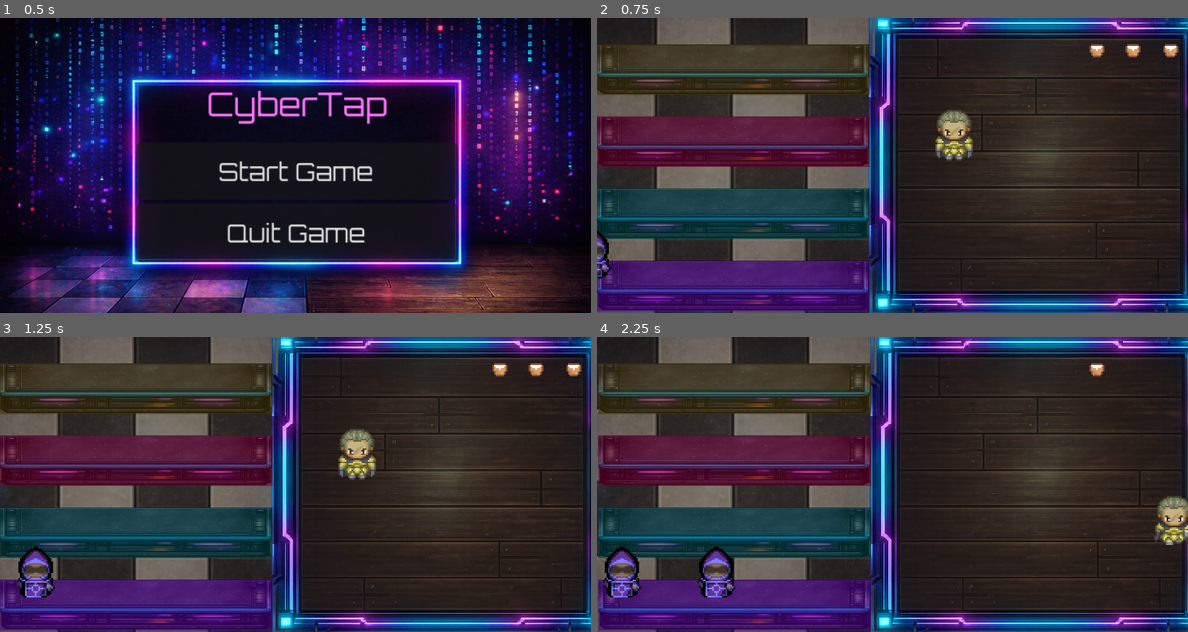
Above: before the commit, frames 1-4 (two rows, left to right).
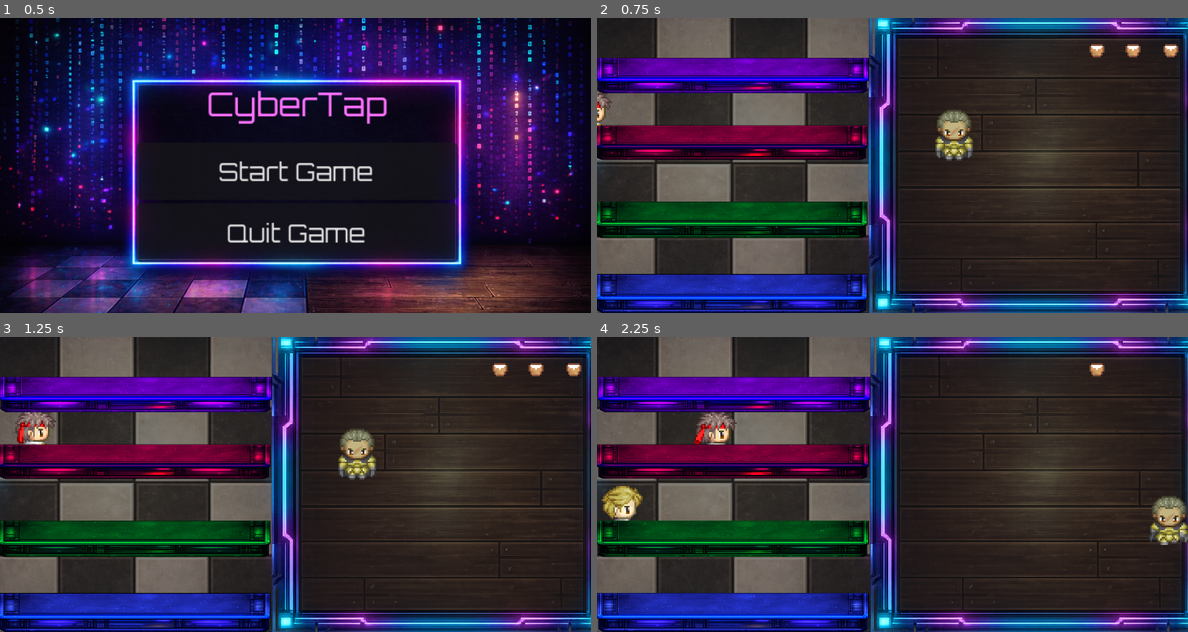
Above: after the commit, the same moments.

Repository: CCV-JamesNye/Game-Programming
Game: Godot game, scene res://Scenes/main_menu.tscn
The game is run twice, just before and just after one commit, with the same random seed, the same clock (stepped at 60 frames per second) and the same inputs.
Inputs:
- Up to frame 1 (0.5 s): no input
- Up to frame 2 (0.75 s): click "Start Game" at 0.5 s
- Up to frame 3 (1.25 s): no input
- Up to frame 4 (2.25 s): hold D (right) 1.28-2.03 s; hold E (serve) 1.28-2.03 s; hold S (down) from 2.03 s (still down); tap E (serve) at 2.1 s

Frame 1 is identical in both runs. In frame 2, 30% of the frame differs, in the area x 0-47%, y 8-100%; in frame 3, 31%; in frame 4, 33%, in the area x 0-100%, y 8-100%.

Commit message:
Customer Character image and function work
- added customer texture array to customer_spawner script. game can randomly choose from customer sprites
- added sprite2d frame-based walking animation or customers to avoid extra changes by making it an animated sprite the animation was coded in
--walking right when entering, left when leaving, forward when idle
- kept original customer queue/spawning system to avoid rewriting core mechanics
- created separate laneXcustomerlayer nodes so customers can rende behind their own lane
- updated spawne rso customers are added to the matching lane customer layer
- fixed parent issue caused by moving customers out of customerspawner
- adjusted scene and layers so customers appear behind bars (sizing, etc)
- tested for functionality

- currently investigating lane4 bug where bartender acts like it cannot serve the customer.

Diff:
--- a/cyber-tap/Scenes/CyberTapBar.tscn
+++ b/cyber-tap/Scenes/CyberTapBar.tscn
@@ -16,11 +16,22 @@
 [ext_resource type="AudioStream" uid="uid://bjcf1ailoikg" path="res://Audio/Sound FX/glass-break-bottle-universfield.wav" id="8_dc2m4"]
 [ext_resource type="PackedScene" uid="uid://147cmmt20m2n" path="res://Scenes/customer.tscn" id="9_fbxgf"]
 [ext_resource type="Script" uid="uid://dne652pk4kc5d" path="res://Scripts/customer_spawner.gd" id="10_belka"]
+[ext_resource type="Texture2D" uid="uid://b7dex12r8rf13" path="res://Art/Customers/Female 04-3.png" id="13_dqh7t"]
+[ext_resource type="Texture2D" uid="uid://bvt0nmsdb0xtw" path="res://Art/Customers/Female 04-4.png" id="14_tuykc"]
+[ext_resource type="Texture2D" uid="uid://cguhkcasbj2m6" path="res://Art/Customers/Female 12-1.png" id="15_7komm"]
 [ext_resource type="PackedScene" uid="uid://ca4mkp3n2h4wl" path="res://Scenes/health_bar.tscn" id="15_belka"]
+[ext_resource type="Texture2D" uid="uid://dgfvqi04qcu3" path="res://Art/Customers/Female 12-4.png" id="16_2bpcq"]
 [ext_resource type="FontFile" uid="uid://dynq214f087as" path="res://Art/Fonts/Orbitron-VariableFont_wght.ttf" id="17_b0jud"]
-
-[sub_resource type="CircleShape2D" id="CircleShape2D_ioptu"]
-radius = 5.0249376
+[ext_resource type="Texture2D" uid="uid://djnn7api1codj" path="res://Art/Customers/Female 13-3.png" id="17_y0lt1"]
+[ext_resource type="Texture2D" uid="uid://suk8mk1ca5" path="res://Art/Customers/Female 13-4.png" id="18_fdrfe"]
+[ext_resource type="Texture2D" uid="uid://bm1ph6qdwlywu" path="res://Art/Customers/Female 24-1.png" id="19_0b72j"]
+[ext_resource type="Texture2D" uid="uid://dk50r6wil04qb" path="res://Art/Customers/Female 25-1.png" id="20_8s3tq"]
+[ext_resource type="Texture2D" uid="uid://tdfcalj52uf1" path="res://Art/Customers/Male 01-1.png" id="21_bv7xu"]
+[ext_resource type="Texture2D" uid="uid://gbi8vgpepo8w" path="res://Art/Customers/Male 01-4.png" id="22_2oh12"]
+[ext_resource type="Texture2D" uid="uid://djuon3yk0th4v" path="res://Art/Customers/Male 02-1.png" id="23_qbj1l"]
+[ext_resource type="Texture2D" uid="uid://djhv13gsoho3u" path="res://Art/Customers/Male 02-2.png" id="24_v6axb"]
+[ext_resource type="Texture2D" uid="uid://iyya8tc05uvh" path="res://Art/Customers/Male 03-4.png" id="25_gvrpl"]
+[ext_resource type="Texture2D" uid="uid://dk1bbnr1oh0xb" path="res://Art/Customers/Male 07-3.png" id="26_qr5cj"]
 
 [sub_resource type="AtlasTexture" id="AtlasTexture_uypo1"]
 atlas = ExtResource("2_wxdmf")
@@ -140,6 +151,9 @@
 "name": &"walk_up",
 "speed": 5.0
 }]
+
+[sub_resource type="CircleShape2D" id="CircleShape2D_ioptu"]
+radius = 8.0
 
 [sub_resource type="FontFile" id="FontFile_18en6"]
 cache/0/variation_coordinates = {}
@@ -264,20 +278,26 @@
 script = ExtResource("3_ioptu")
 player = NodePath("../Bartender (Player)")
 
+[node name="CustomerSpawner" type="Node2D" parent="." unique_id=1030132001]
+position = Vector2(-12, 144)
+script = ExtResource("10_belka")
+customer_scene = ExtResource("9_fbxgf")
+customer_textures = Array[Texture2D]([ExtResource("13_dqh7t"), ExtResource("14_tuykc"), ExtResource("15_7komm"), ExtResource("16_2bpcq"), ExtResource("17_y0lt1"), ExtResource("18_fdrfe"), ExtResource("19_0b72j"), ExtResource("20_8s3tq"), ExtResource("21_bv7xu"), ExtResource("22_2oh12"), ExtResource("23_qbj1l"), ExtResource("24_v6axb"), ExtResource("25_gvrpl"), ExtResource("26_qr5cj")])
+
 [node name="Bartender (Player)" type="CharacterBody2D" parent="." unique_id=1017337997]
 position = Vector2(217, 73)
 collision_layer = 2
 script = ExtResource("1_hg827")
 drink_scene = ExtResource("6_d7njm")
 
-[node name="CollisionShape2D" type="CollisionShape2D" parent="Bartender (Player)" unique_id=1596841768]
-position = Vector2(0, 13)
-shape = SubResource("CircleShape2D_ioptu")
-
 [node name="AnimatedSprite2D" type="AnimatedSprite2D" parent="Bartender (Player)" unique_id=1738631595]
 texture_filter = 1
 sprite_frames = SubResource("SpriteFrames_bcwx1")
 animation = &"walk_down"
+
+[node name="CollisionShape2D" type="CollisionShape2D" parent="Bartender (Player)" unique_id=1596841768]
+position = Vector2(0, 7)
+shape = SubResource("CircleShape2D_ioptu")
 
 [node name="ServedText" type="Label" parent="Bartender (Player)" unique_id=482646007]
 visible = false
@@ -295,6 +315,8 @@
 [node name="physicalboundary" type="CollisionShape2D" parent="BartenderBoundary" unique_id=1740292338]
 shape = SubResource("RectangleShape2D_ggknq")
 
+[node name="Lane1CustomerLayer" type="Node2D" parent="." unique_id=2142302924]
+
 [node name="Lane1" type="StaticBody2D" parent="." unique_id=1835425432]
 position = Vector2(82, 170)
 script = ExtResource("4_yfl2y")
@@ -303,22 +325,16 @@
 shape = SubResource("RectangleShape2D_uypo1")
 
 [node name="Sprite2D" type="Sprite2D" parent="Lane1" unique_id=1626678163]
-position = Vector2(0.8750031, -6.305043)
-scale = Vector2(0.119954444, 0.08924795)
+modulate = Color(0.3991104, 0.5595947, 1.5431575, 1)
+position = Vector2(3.0994415e-06, -1.124999)
+scale = Vector2(0.119954444, 0.07055664)
 texture = ExtResource("3_t6t08")
-
-[node name="ColorRect" type="ColorRect" parent="Lane1" unique_id=1118495512]
-offset_left = -82.0
-offset_top = -20.0
-offset_right = 84.0
-offset_bottom = 11.0
-color = Color(0.29803923, 0, 0.47058824, 0.60784316)
 
 [node name="ServeStartPoint1" type="Marker2D" parent="Lane1" unique_id=1928262277]
 position = Vector2(84, -26)
 
 [node name="Customer Zone" type="Area2D" parent="Lane1" unique_id=1308113834]
-position = Vector2(-32, -25)
+position = Vector2(-32, -17)
 collision_mask = 4
 
 [node name="CollisionShape2D" type="CollisionShape2D" parent="Lane1/Customer Zone" unique_id=1629799166]
@@ -352,6 +368,8 @@
 rotation = 3.0415504
 loop = false
 
+[node name="Lane2CustomerLayer" type="Node2D" parent="." unique_id=461436729]
+
 [node name="Lane2" type="StaticBody2D" parent="." unique_id=146333551]
 position = Vector2(82, 126)
 script = ExtResource("4_yfl2y")
@@ -359,26 +377,21 @@
 [node name="CollisionShape2D" type="CollisionShape2D" parent="Lane2" unique_id=1106196226]
 shape = SubResource("RectangleShape2D_uypo1")
 
-[node name="Sprite2D" type="Sprite2D" parent="Lane2" unique_id=1997314348]
-position = Vector2(0.8750031, -6.305043)
-scale = Vector2(0.119954444, 0.08924795)
+[node name="Sprite2D" type="Sprite2D" parent="Lane2" unique_id=1307022771]
+modulate = Color(0, 1.0322698, 0.21247342, 1)
+position = Vector2(0, -2.0000005)
+scale = Vector2(0.119954444, 0.06640625)
 texture = ExtResource("3_t6t08")
-
-[node name="ColorRect" type="ColorRect" parent="Lane2" unique_id=623513723]
-offset_left = -82.0
-offset_top = -20.0
-offset_right = 84.0
-offset_bottom = 11.0
-color = Color(0, 0.24705882, 0.20784314, 0.60784316)
 
 [node name="ServeStartPoint2" type="Marker2D" parent="Lane2" unique_id=292008308]
 position = Vector2(84, -26)
 
 [node name="Customer Zone" type="Area2D" parent="Lane2" unique_id=1331618409]
-position = Vector2(-32, -25)
+position = Vector2(-32, -20)
 collision_mask = 4
 
 [node name="CollisionShape2D" type="CollisionShape2D" parent="Lane2/Customer Zone" unique_id=1857207335]
+position = Vector2(0, 1)
 shape = SubResource("RectangleShape2D_mkna2")
 debug_color = Color(1, 0.2784314, 0, 0.7176471)
 
@@ -409,30 +422,27 @@
 rotation = 3.0415504
 loop = false
 
+[node name="Lane3CustomerLayer" type="Node2D" parent="." unique_id=1890713653]
+
 [node name="Lane3" type="StaticBody2D" parent="." unique_id=464481605]
-position = Vector2(82, 82)
+position = Vector2(82, 80)
 script = ExtResource("4_yfl2y")
 
 [node name="CollisionShape2D" type="CollisionShape2D" parent="Lane3" unique_id=1169976541]
+position = Vector2(0, -1)
 shape = SubResource("RectangleShape2D_uypo1")
 
-[node name="Sprite2D" type="Sprite2D" parent="Lane3" unique_id=1033729841]
-position = Vector2(0.8750031, -6.305043)
-scale = Vector2(0.119954444, 0.08924795)
+[node name="Sprite2D" type="Sprite2D" parent="Lane3" unique_id=1347921808]
+modulate = Color(1.5431575, 0, 0.47385782, 1)
+position = Vector2(0, -2.999999)
+scale = Vector2(0.119954444, 0.0625)
 texture = ExtResource("3_t6t08")
-
-[node name="ColorRect" type="ColorRect" parent="Lane3" unique_id=943322003]
-offset_left = -82.0
-offset_top = -20.0
-offset_right = 84.0
-offset_bottom = 11.0
-color = Color(0.4117647, 0, 0.12156863, 0.60784316)
 
 [node name="ServeStartPoint3" type="Marker2D" parent="Lane3" unique_id=954597859]
 position = Vector2(84, -26)
 
 [node name="Customer Zone" type="Area2D" parent="Lane3" unique_id=274200465]
-position = Vector2(-32, -25)
+position = Vector2(-32, -18)
 collision_mask = 4
 
 [node name="CollisionShape2D" type="CollisionShape2D" parent="Lane3/Customer Zone" unique_id=1872138856]
@@ -466,6 +476,8 @@
 rotation = 3.0415504
 loop = false
 
+[node name="Lane4CustomerLayer" type="Node2D" parent="." unique_id=153535361]
+
 [node name="Lane4" type="StaticBody2D" parent="." unique_id=1014079764]
 position = Vector2(82, 38)
 script = ExtResource("4_yfl2y")
@@ -474,22 +486,16 @@
 shape = SubResource("RectangleShape2D_uypo1")
 
 [node name="Sprite2D" type="Sprite2D" parent="Lane4" unique_id=51311228]
-position = Vector2(0.8750031, -6.305043)
-scale = Vector2(0.119954444, 0.08924795)
+modulate = Color(1.26, 0, 1.543, 1)
+position = Vector2(0.8750031, -2)
+scale = Vector2(0.119954444, 0.064453125)
 texture = ExtResource("3_t6t08")
-
-[node name="ColorRect" type="ColorRect" parent="Lane4" unique_id=425506604]
-offset_left = -82.0
-offset_top = -20.0
-offset_right = 84.0
-offset_bottom = 11.0
-color = Color(0.25882354, 0.20392157, 0, 0.60784316)
 
 [node name="ServeStartPoint4" type="Marker2D" parent="Lane4" unique_id=925549668]
 position = Vector2(84, -26)
 
 [node name="Customer Zone" type="Area2D" parent="Lane4" unique_id=1224053492]
-position = Vector2(-32, -25)
+position = Vector2(-32, -17)
 collision_mask = 4
 
 [node name="CollisionShape2D" type="CollisionShape2D" parent="Lane4/Customer Zone" unique_id=315713556]
@@ -522,11 +528,6 @@
 position = Vector2(82.01471, -8.6923065)
 rotation = 3.0415504
 loop = false
-
-[node name="CustomerSpawner" type="Node2D" parent="." unique_id=1030132001]
-position = Vector2(-12, 144)
-script = ExtResource("10_belka")
-customer_scene = ExtResource("9_fbxgf")
 
 [node name="GlassClink1" type="AudioStreamPlayer2D" parent="." unique_id=1357850782]
 stream = ExtResource("7_18en6")
--- a/cyber-tap/Scripts/bartender_lane_detection.gd
+++ b/cyber-tap/Scripts/bartender_lane_detection.gd
@@ -10,4 +10,6 @@
 func _on_body_exited(body: Node2D) -> void:
 	if body is CharacterBody2D:
 		print("Bartender exited lane:", lane_index)
-		body.current_lane = null
+
+		if body.current_lane == get_parent():
+			body.current_lane = null
--- a/cyber-tap/Scripts/customer.gd
+++ b/cyber-tap/Scripts/customer.gd
@@ -1,29 +1,45 @@
 extends CharacterBody2D
+
 @export var speed: float = 100.00
 @export var stop_point: Node2D
+
+@onready var sprite: Sprite2D = $Sprite2D
+
 var target_position: Vector2
-
 var state = "entering"
 var current_lane = null
 
+var walk_right_frames := [6,7,8]
+var walk_left_frames := [3,4,5]
+var idle_frame := 1
 
-func _physics_process(_delta: float) -> void:
+var animation_timer := 0.0
+var animation_speed := 0.15
+var animation_index := 0
+
+func _physics_process(delta: float) -> void:
 	if state == "entering":
 		if global_position.x < target_position.x:
 			velocity.x = speed
+			animate_walk(delta, walk_right_frames)
 		else:
 			#snap into place
 			global_position.x = target_position.x
 			velocity.x = 0
 			state = "waiting"
+			sprite.frame = idle_frame
 	elif state == "leaving":
 		velocity.x = -speed
+		animate_walk(delta, walk_left_frames)
 	else:
 		velocity.x = 0
+		sprite.frame = idle_frame
+
 	move_and_slide()
 
 	if state == "leaving" and global_position.x < -20:
-		get_parent().spawn_after_delay()
+		if get_parent().has_method("spawn_after_delay"):
+			get_parent().spawn_after_delay()
 		queue_free()
 
 func serve_customer():
@@ -32,3 +48,11 @@
 func move_to_position(new_target_position: Vector2) -> void:
 	target_position = new_target_position
 	state = "entering"
+
+func animate_walk(delta: float, frames: Array) -> void:
+	animation_timer += delta
+
+	if animation_timer >= animation_speed:
+		animation_timer = 0.0
+		animation_index = (animation_index + 1) % frames.size()
+		sprite.frame = frames[animation_index]
--- a/cyber-tap/Scripts/customer_spawner.gd
+++ b/cyber-tap/Scripts/customer_spawner.gd
@@ -2,12 +2,15 @@
 #holds reference to customer scene
 
 @export var customer_scene: PackedScene
+@export var customer_textures: Array[Texture2D] = []
 var stop_points = []
 var lanes = []
+var customer_layers = []
 @export var min_spawn_delay: float = 1.0
 @export var max_spawn_delay: float = 3.0
 var current_customer = null
 var spawning_enabled := true
+
 
 
 func _ready() -> void:
@@ -25,22 +28,35 @@
 		$"../Lane4"
 	]
 
+	customer_layers = [
+		$"../Lane1CustomerLayer",
+		$"../Lane2CustomerLayer",
+		$"../Lane3CustomerLayer",
+		$"../Lane4CustomerLayer"
+	]
+
 	start_spawning()
 
 
 func spawn_customer() -> void:
+	var chosen_lane_index = randi_range(0, lanes.size() -1)
+	var chosen_lane = lanes[chosen_lane_index]
+	var chosen_customer_layer = customer_layers[chosen_lane_index]
+
 	current_customer = customer_scene.instantiate()
-	add_child(current_customer)
+	chosen_customer_layer.add_child(current_customer)
+
+	if not customer_textures.is_empty():
+		var sprite: Sprite2D = current_customer.get_node("Sprite2D")
+		sprite.texture = customer_textures.pick_random()
+
 	current_customer.global_position = global_position
-
-	var chosen_lane = lanes.pick_random()
 	var target_position = chosen_lane.add_customer_to_queue(current_customer)
 
 	current_customer.target_position = target_position
 	current_customer.global_position.y = target_position.y
 	current_customer.stop_point = chosen_lane
 	print("Chosen lane:", chosen_lane.name, " target:", target_position)
-
 func spawn_after_delay() -> void:
 	pass
 
Binary file added: cyber-tap/Art/Customers/Female 04-3.png
Not shown, added: cyber-tap/Art/Customers/Female 04-3.png.import
Binary file added: cyber-tap/Art/Customers/Female 04-4.png
Not shown, added: cyber-tap/Art/Customers/Female 04-4.png.import
Binary file added: cyber-tap/Art/Customers/Female 12-1.png
Not shown, added: cyber-tap/Art/Customers/Female 12-1.png.import
Binary file added: cyber-tap/Art/Customers/Female 12-4.png
Not shown, added: cyber-tap/Art/Customers/Female 12-4.png.import
Binary file added: cyber-tap/Art/Customers/Female 13-3.png
Not shown, added: cyber-tap/Art/Customers/Female 13-3.png.import
Binary file added: cyber-tap/Art/Customers/Female 13-4.png
Not shown, added: cyber-tap/Art/Customers/Female 13-4.png.import
(and 20 more such lines)
